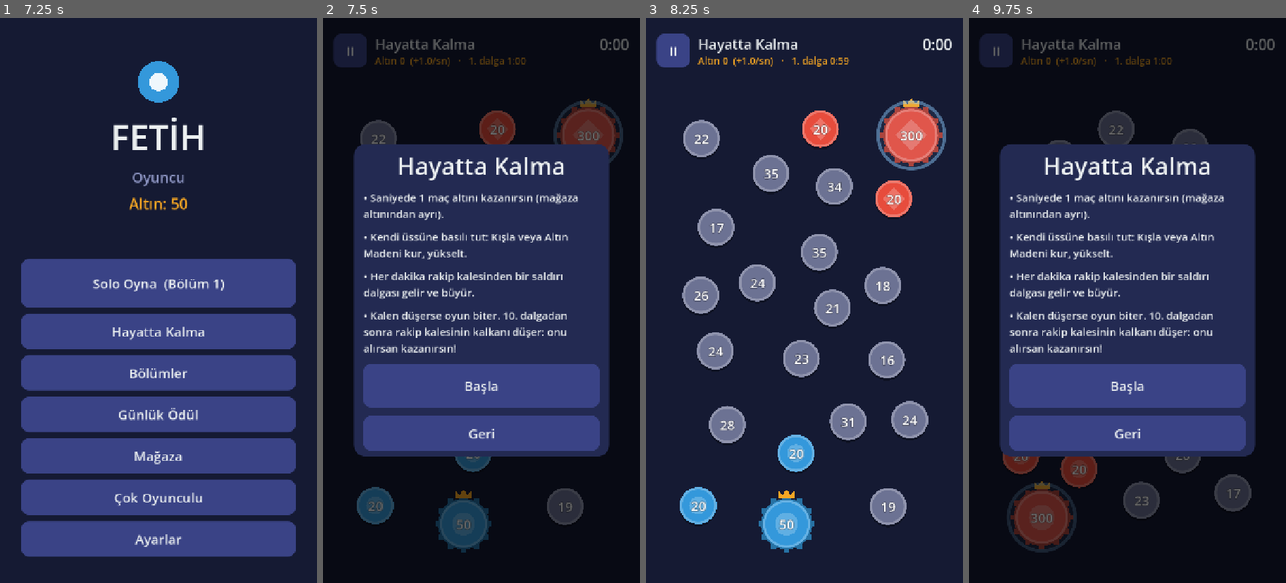
Above: before the commit, frames 1-4 (left to right).
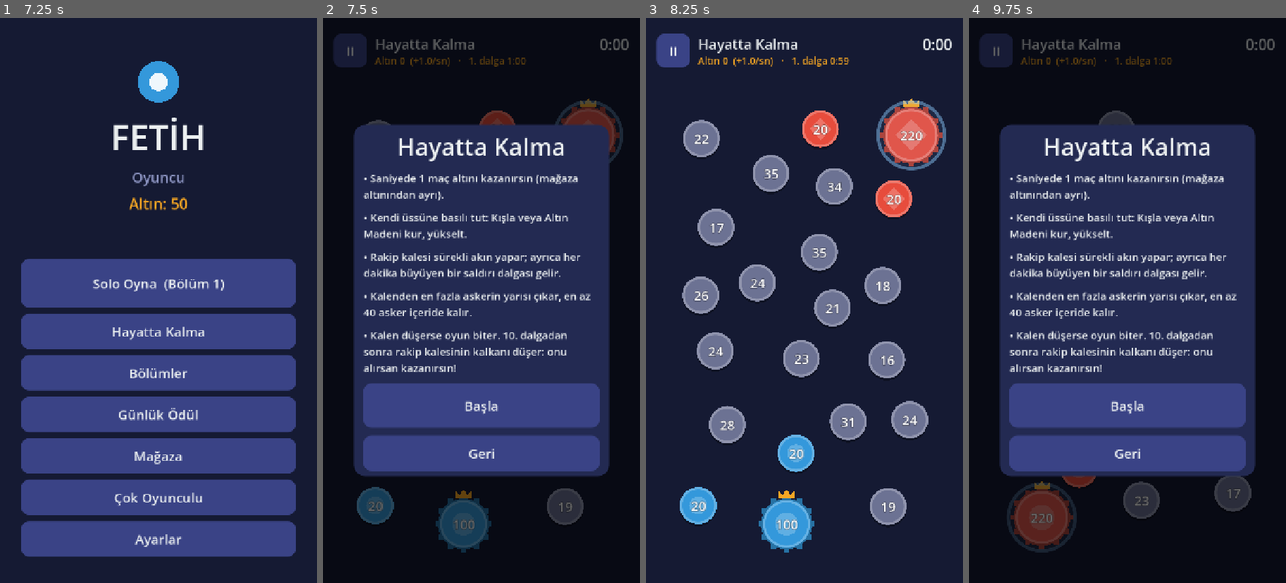
Above: after the commit, the same moments.

Repository: ozguryilmazz/fetih
Game: Godot game, scene res://scenes/main_menu.tscn
Same seed, same stepped clock (60 frames per second), same inputs: the game is played once before the commit and once after it.
Inputs:
- Up to frame 1 (7.25 s): click "Solo Oyna (Bölüm 1)" at 0.5 s; click "Solo Oyna (Bölüm 1)" at 1.25 s; click "Hayatta Kalma" at 2 s; click "Bölümler" at 2.75 s; click "Günlük Ödül" at 3.5 s; click "Mağaza" at 4.25 s; click "Çok Oyunculu" at 5 s; click "Ayarlar" at 5.75 s; click "Kapat" at 6.5 s
- Up to frame 2 (7.5 s): click "Hayatta Kalma" at 7.25 s
- Up to frame 3 (8.25 s): click "Başla" at 8 s
- Up to frame 4 (9.75 s): click "II" at 8.75 s; click "Yeniden Başla" at 9.5 s

Frame 1 is identical in both runs. In frame 2, 19% of the frame differs, in the area x 9-91%, y 18-91%; in frame 3, 0.1%; in frame 4, 19%.

Commit message:
Hayatta kalma: rakip kalesi de saldırır, dalgalar baştan anlamlı
- Rakip kalesi akın yapar (12 sn'de bir, en zayıf yakın üsse; en az 190 garnizon)
- Kaleler en fazla yarısını gönderir (MatchState.sendable), bot da buna göre hesaplar
- Oyuncu kalesi 100 askerle başlar, 40 garnizon, 2.5x savunma
- İlk dalga 20 asker; rakip kalesi 250 kapasite, 2x savunma, 1.5/sn üretim
- Rakip bot becerisi 0.6 (baskıyı dalga ve akınlar sağlar)

Co-Authored-By: Claude Opus 5.5 <noreply@anthropic.com>
Claude-Session: https://claude.ai/code/session_01PDFkMRF2cSLwc3rh22PH9W

Diff:
--- a/scripts/core/bot_ai.gd
+++ b/scripts/core/bot_ai.gd
@@ -109,7 +109,7 @@
 			if h["pos"].distance_to(target["pos"]) / speed > eta + 1.5:
 				break
 			srcs.append(h["id"])
-			sum += floorf(h["troops"])
+			sum += MatchState.sendable(h)
 			if sum >= need:
 				return {"type": "send", "owner": pid, "sources": srcs, "targets": [tid]}
 	return {}
@@ -143,7 +143,7 @@
 		var raw := 0.0
 		var need := INF
 		for s in by_dist:
-			var avail := floorf(s["troops"])
+			var avail := float(MatchState.sendable(s))
 			if avail < 4.0 or not MatchState.can_send_from(s):
 				continue
 			if skill > 0.5 and threats.has(s["id"]):
--- a/scripts/core/game_config.gd
+++ b/scripts/core/game_config.gd
@@ -35,10 +35,10 @@
 	"fortress": {"name": "Kale", "growth": 1.4, "capacity": 120, "defense": 1.4, "radius": 54.0},
 	## Hayatta kalma modu: oyuncunun kalesi. Düşerse oyun biter; askerinin en fazla
 	## yarısını gönderebilir (gerisi garnizon).
-	"keep": {"name": "Kale", "growth": 1.4, "capacity": 150, "defense": 2.0, "radius": 54.0},
-	## Hayatta kalma modu: rakibin ana kalesi. Asker göndermez (dalgaları o çıkarır),
-	## garnizonu büyür, savunması çok yüksektir. Alınırsa zafer.
-	"citadel": {"name": "Düşman Kalesi", "growth": 4.0, "capacity": 400, "defense": 2.5, "radius": 60.0},
+	"keep": {"name": "Kale", "growth": 1.4, "capacity": 150, "defense": 2.5, "radius": 54.0},
+	## Hayatta kalma modu: rakibin ana kalesi. Dalgaları o çıkarır, kendisi de saldırır
+	## (en fazla yarısı, en az 190 garnizon). Savunması çok yüksektir. Alınırsa zafer.
+	"citadel": {"name": "Düşman Kalesi", "growth": 1.5, "capacity": 250, "defense": 2.0, "radius": 60.0},
 	## Hayatta kalma modu: kışla (üretimi seviyeye göre, bkz. barracks_growth).
 	"barracks": {"name": "Kışla", "growth": 1.5, "capacity": 80, "defense": 1.0, "radius": 44.0},
 	## Hayatta kalma modu: altın madeni. growth/capacity = madenin kendi (2 güçlü) askerleri.
@@ -181,10 +181,10 @@
 # ---------------------------------------------------------------- hayatta kalma modu
 
 const SURVIVAL_BASES := 22
-const SURVIVAL_ENEMY_SKILL := 0.85
+const SURVIVAL_ENEMY_SKILL := 0.6
 const SURVIVAL_NEUTRAL_MIN := 15
 const SURVIVAL_NEUTRAL_MAX := 35
-const CITADEL_START := 300.0
+const CITADEL_START := 220.0
 ## Düşman kalesi bu dalgaya kadar kalkanlı (alınamaz).
 const CITADEL_SHIELD_WAVES := 10
 ## Maç altını: herkese saniyede bu kadar, her maden ayrıca MINE_GOLD ekler.
@@ -200,7 +200,13 @@
 ## Kaleden tek seferde gönderilebilecek oran (yarısı garnizon olarak kalır).
 const FORTRESS_SEND_FRACTION := 0.5
 ## Kalede her zaman en az bu kadar asker kalır.
-const KEEP_MIN_GARRISON := 20
+const KEEP_MIN_GARRISON := 40
+const KEEP_START := 100.0
+## Düşman kalesi de saldırır ama içinde en az bu kadar asker bırakır.
+const CITADEL_MIN_GARRISON := 190
+## Düşman kalesi bu aralıkla, en az bu kadar askeri varsa en zayıf yakın üsse akın yapar.
+const CITADEL_RAID_INTERVAL := 12.0
+const CITADEL_RAID_MIN := 25
 ## Maden askeri bu kadar güçlü (normal asker 1).
 const ELITE_POWER := 2.0
 ## Kışla seviyeleri: [fiyat, kendi üretimi, diğer üslere üretim bonusu, hız bonusu]
@@ -217,7 +223,7 @@
 ## Dalgalar: ilk dalga WAVE_FIRST sn'de, sonra her WAVE_INTERVAL sn'de bir.
 const WAVE_FIRST := 60.0
 const WAVE_INTERVAL := 60.0
-const WAVE_BASE := 12
+const WAVE_BASE := 20
 const WAVE_GROWTH := 9
 ## Dalgalar ilerledikçe hızlanarak büyür: + WAVE_ACCEL * (n-1)^2
 const WAVE_ACCEL := 0.5
--- a/scripts/core/match_state.gd
+++ b/scripts/core/match_state.gd
@@ -100,9 +100,23 @@
 	return (b["troops"] + b.get("elite", 0.0) * GameConfig.ELITE_POWER) * float(base_type(b)["defense"])
 
 
-## Maden askerleri saldıramaz; düşman kalesi de asker göndermez (dalgaları o çıkarır).
+## Maden askerleri saldıramaz.
 static func can_send_from(b: Dictionary) -> bool:
-	return b["type"] != "mine" and b["type"] != "citadel"
+	return b["type"] != "mine"
+
+
+## Bu üsten tek seferde gönderilebilecek asker sayısı. Kaleler (oyuncu kalesi ve
+## düşman kalesi) en fazla yarısını gönderir ve içeride garnizon bırakır.
+static func sendable(b: Dictionary) -> int:
+	if not can_send_from(b):
+		return 0
+	var t: float = b["troops"]
+	match b["type"]:
+		"keep":
+			return maxi(0, mini(int(floor(t * GameConfig.FORTRESS_SEND_FRACTION)), int(floor(t - GameConfig.KEEP_MIN_GARRISON))))
+		"citadel":
+			return maxi(0, mini(int(floor(t * GameConfig.FORTRESS_SEND_FRACTION)), int(floor(t - GameConfig.CITADEL_MIN_GARRISON))))
+	return int(floor(t * GameConfig.SEND_FRACTION))
 
 
 static func group_count(g: Dictionary) -> int:
@@ -312,12 +326,7 @@
 		var my_targets := tgts.filter(func(x): return x != si)
 		if my_targets.is_empty():
 			continue
-		var fraction := GameConfig.SEND_FRACTION
-		if b["type"] == "keep":
-			fraction = GameConfig.FORTRESS_SEND_FRACTION
-		var total := int(floor(b["troops"] * fraction))
-		if b["type"] == "keep":
-			total = mini(total, int(floor(b["troops"] - GameConfig.KEEP_MIN_GARRISON)))
+		var total := sendable(b)
 		if total <= 0:
 			continue
 		var n := my_targets.size()
--- a/scripts/core/survival.gd
+++ b/scripts/core/survival.gd
@@ -13,6 +13,7 @@
 var next_wave := GameConfig.WAVE_FIRST
 var _enemy_base_prod := 1.0
 var _build_timer := 0.0
+var _raid_timer := 15.0
 var _rng := RandomNumberGenerator.new()
 
 
@@ -30,7 +31,7 @@
 	for b in state.bases:
 		if b["owner"] == PLAYER:
 			b["type"] = "keep"
-			b["troops"] = 50.0
+			b["troops"] = GameConfig.KEEP_START
 		elif b["owner"] == ENEMY:
 			b["type"] = "citadel"
 			b["troops"] = GameConfig.CITADEL_START
@@ -92,12 +93,32 @@
 				cit["shielded"] = false
 				state.events.append({"type": "shield_down", "base": cit["id"], "pos": cit["pos"]})
 
+	_raid_timer -= dt
+	if _raid_timer <= 0.0:
+		_raid_timer = GameConfig.CITADEL_RAID_INTERVAL
+		_raid(state)
+
 	_build_timer -= dt
 	if _build_timer <= 0.0:
 		_build_timer = 2.0
 		var cmd := auto_build(state, ENEMY)
 		if not cmd.is_empty():
 			state.apply_command(cmd)
+
+
+## Düşman kalesi garnizonun üstünde yeterli asker biriktirince, yakındaki en
+## zayıf oyuncu üssüne akın yapar (yapay zekâdan bağımsız, sürekli baskı).
+func _raid(state: MatchState) -> void:
+	var cit := fortress_of(state, ENEMY)
+	if cit.is_empty() or MatchState.sendable(cit) < GameConfig.CITADEL_RAID_MIN:
+		return
+	var cp: Vector2 = cit["pos"]
+	var targets: Array = state.bases.filter(func(b): return b["owner"] != ENEMY)
+	if targets.is_empty():
+		return
+	targets.sort_custom(func(a, b):
+		return state.base_strength(a) + a["pos"].distance_to(cp) * 0.08 < state.base_strength(b) + b["pos"].distance_to(cp) * 0.08)
+	state.apply_command({"type": "send", "owner": ENEMY, "sources": [cit["id"]], "targets": [targets[0]["id"]]})
 
 
 func _launch_wave(state: MatchState) -> void:
--- a/scripts/game/game.gd
+++ b/scripts/game/game.gd
@@ -824,7 +824,8 @@
 	var lines := [
 		"Saniyede 1 maç altını kazanırsın (mağaza altınından ayrı).",
 		"Kendi üssüne basılı tut: Kışla veya Altın Madeni kur, yükselt.",
-		"Her dakika rakip kalesinden bir saldırı dalgası gelir ve büyür.",
+		"Rakip kalesi sürekli akın yapar; ayrıca her dakika büyüyen bir saldırı dalgası gelir.",
+		"Kalenden en fazla askerin yarısı çıkar, en az %d asker içeride kalır." % GameConfig.KEEP_MIN_GARRISON,
 		"Kalen düşerse oyun biter. %d. dalgadan sonra rakip kalesinin kalkanı düşer: onu alırsan kazanırsın!" % GameConfig.CITADEL_SHIELD_WAVES,
 	]
 	for t in lines:
--- a/tests/sim_test.gd
+++ b/tests/sim_test.gd
@@ -249,9 +249,18 @@
 	# Kale: en fazla yarısı gider, en az 20 kalır. Kalkanlı kale hasar almaz.
 	s = _survival_state()
 	s.bases[0]["type"] = "keep"
-	s.bases[0]["troops"] = 30.0
+	s.bases[0]["troops"] = 100.0
 	s.apply_command({"type": "send", "owner": 0, "sources": [0], "targets": [2]})
-	_check(_counts(s) == [10], "30 askerli kaleden 10 gider, 20 garnizon kalır (bulunan: %s)" % [_counts(s)])
+	_check(_counts(s) == [50], "100 askerli kaleden en fazla yarısı (50) gider (bulunan: %s)" % [_counts(s)])
+	s.groups.clear()
+	s.bases[0]["troops"] = 60.0
+	s.apply_command({"type": "send", "owner": 0, "sources": [0], "targets": [2]})
+	_check(_counts(s) == [20], "60 askerli kaleden 20 gider, 40 garnizon kalır (bulunan: %s)" % [_counts(s)])
+	s.groups.clear()
+	s.bases[1]["type"] = "citadel"
+	s.bases[1]["troops"] = 250.0
+	s.apply_command({"type": "send", "owner": 1, "sources": [1], "targets": [2]})
+	_check(_counts(s) == [60], "düşman kalesi de saldırır: 250'den 60 gider, 190 garnizon (bulunan: %s)" % [_counts(s)])
 	s = _survival_state()
 	_no_production(s)
 	s.bases[1]["type"] = "citadel"
Not shown, changed: README.md
